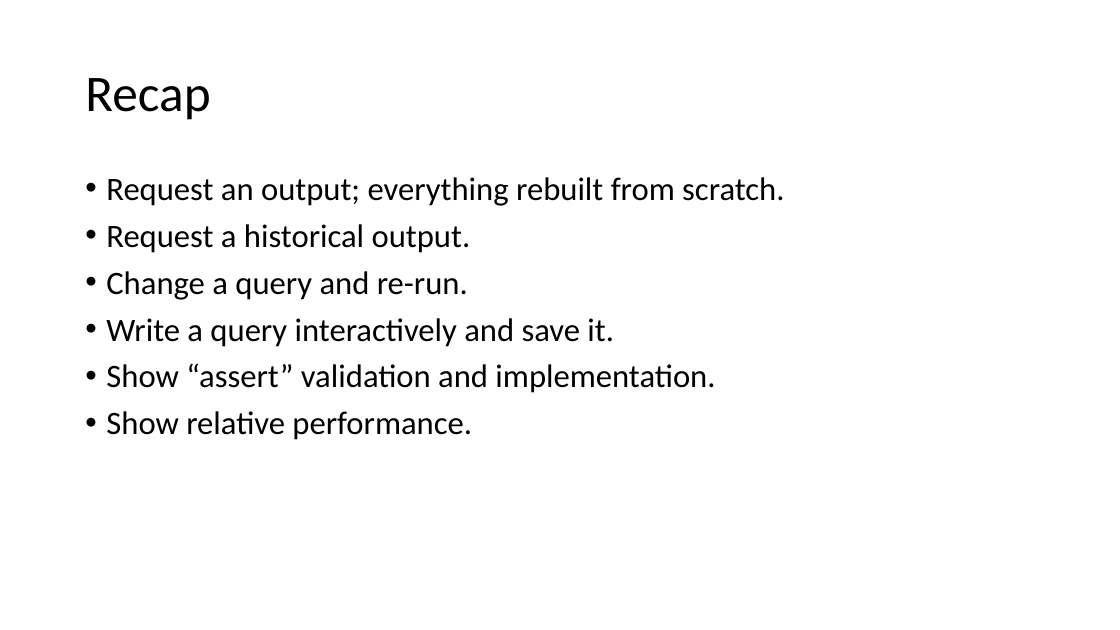
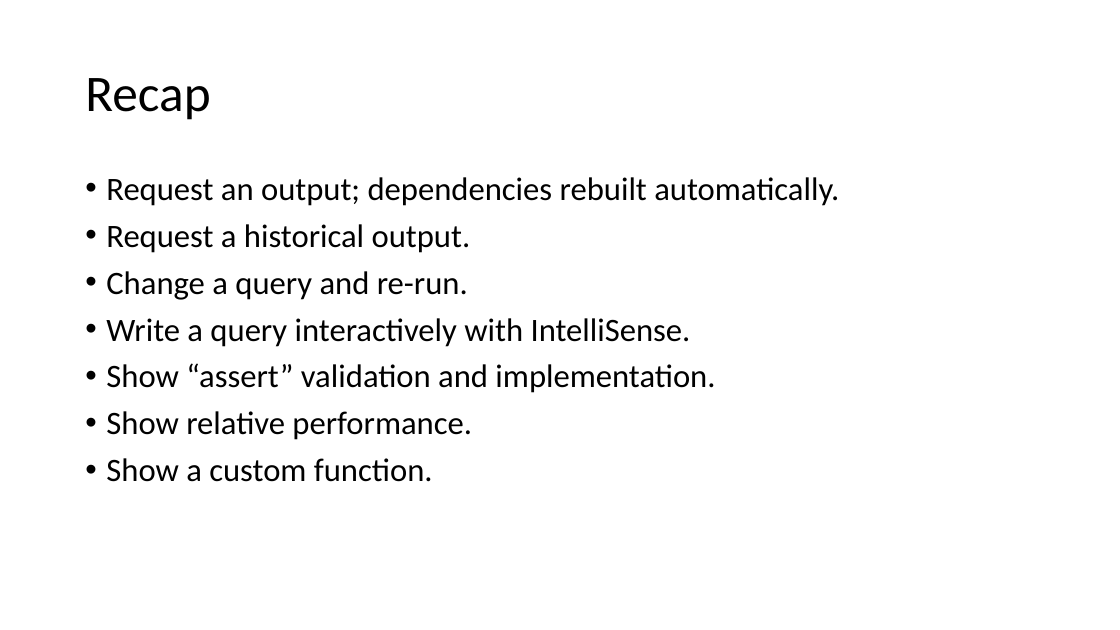
Before and after one commit to microsoft/elfie-arriba, a slide deck: slide 5 of XForm/XForm Demo.pptx. Drawn at 1120x630 pixels with LibreOffice and Linux fonts; fonts in the diff are those of the drawing. Boxes give left, top, right and bottom in pixels: in the first picture for what was removed or moved away, otherwise in the second. Text is boxed around its words. In the diff, an @@ line names an element or a change of style, - is before the commit and + after.

```diff
--- a/XForm/XForm Demo.pptx
+++ b/XForm/XForm Demo.pptx
@@ text at <box>106,177,839,206</box>: text changed @@
-• Request an output; everything rebuilt from scratch.
+• Request an output; dependencies rebuilt automatically.
@@ text at <box>106,318,691,347</box>: text changed @@
-• Write a query interactively and save it.
+• Write a query interactively with IntelliSense.
@@ text at <box>106,458,433,482</box>: paragraph added @@
+• Show a custom function.
```
Also in this commit, not shown: 8 other slides changed, 1 slide removed.
